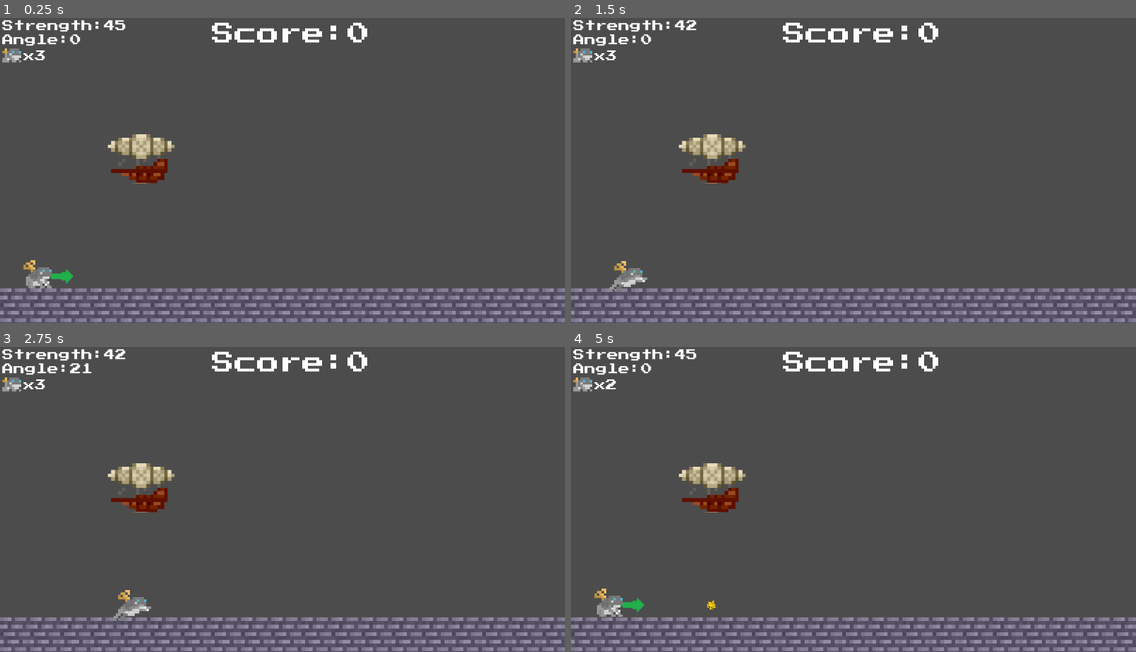
Above: before the commit, frames 1-4 (two rows, left to right).
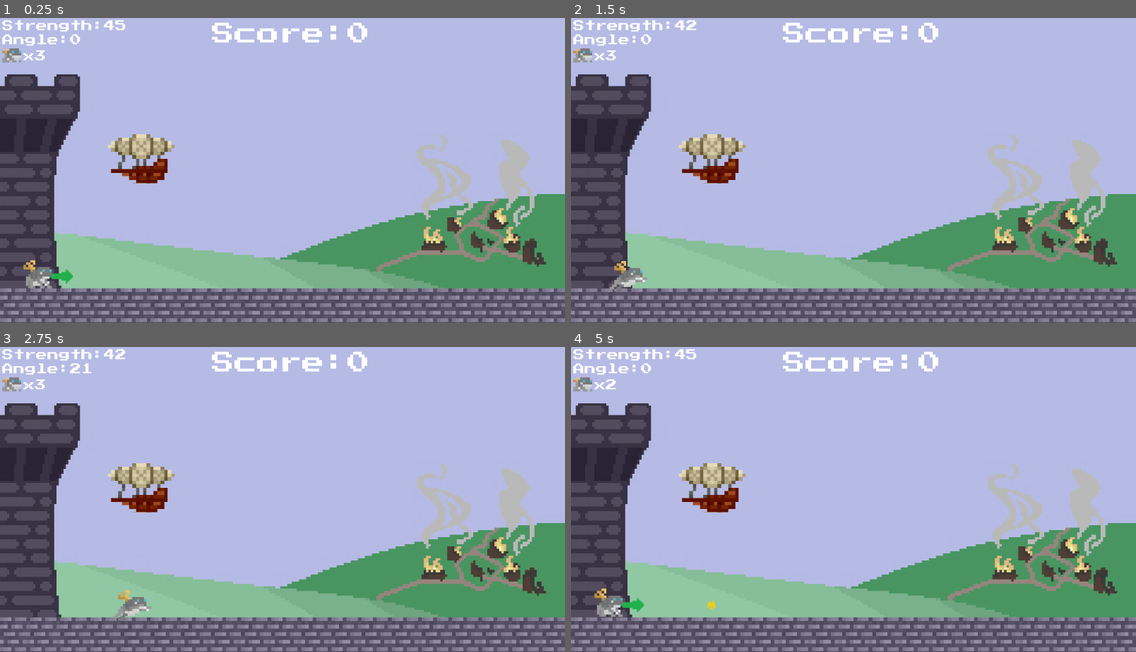
Above: after the commit, the same moments.

Repository: lthammond/CS315-P1-Airship_Assault
Game: Godot game, scene res://src/Level.tscn
Same seed, same stepped clock (60 frames per second), same inputs: the game is played once before the commit and once after it.
Inputs:
- Up to frame 1 (0.25 s): no input
- Up to frame 2 (1.5 s): tap Enter at 0.5 s; hold Down (decrease_angle) 0.53-1.28 s; tap Space (launch) at 1.25 s; tap Left (decrease_strength) at 1.35 s
- Up to frame 3 (2.75 s): hold Up (increase_angle) from 2.03 s (still down)
- Up to frame 4 (5 s): release Up (increase_angle) at 2.78 s; tap Right (increase_strength) at 2.85 s; tap Space (launch) at 3.6 s; tap Enter at 4.25 s; tap Down (decrease_angle) at 4.35 s

The runs differ from the first frame. In frame 1, 82% of the frame differs, in the area x 0-100%, y 0-89%; in frame 2, 82%; in frame 3, 82%; in frame 4, 82%.

Commit message:
Add background image

Diff:
--- a/project/src/Level.tscn
+++ b/project/src/Level.tscn
@@ -1,7 +1,8 @@
-[gd_scene load_steps=13 format=2]
+[gd_scene load_steps=14 format=2]
 
 [ext_resource path="res://assets/LifeSprite.png" type="Texture" id=1]
 [ext_resource path="res://assets/placeholderTile.png" type="Texture" id=2]
+[ext_resource path="res://assets/background.jpg" type="Texture" id=3]
 [ext_resource path="res://assets/BrickTile.png" type="Texture" id=4]
 [ext_resource path="res://assets/PressStart2P-Regular.ttf" type="DynamicFontData" id=5]
 [ext_resource path="res://src/Level.gd" type="Script" id=6]
@@ -135,5 +136,15 @@
 wait_time = 4.0
 one_shot = true
 
+[node name="TextureRect" type="TextureRect" parent="."]
+show_behind_parent = true
+margin_right = 1200.0
+margin_bottom = 600.0
+texture = ExtResource( 3 )
+stretch_mode = 1
+__meta__ = {
+"_edit_use_anchors_": false
+}
+
 [connection signal="body_entered" from="Killbox" to="." method="_on_Killbox_body_entered"]
 [connection signal="timeout" from="AirshipExplosionTimer" to="." method="_on_AirshipExplosionTimer_timeout"]
Binary file added: project/assets/background.jpg
Not shown, added: project/assets/background.jpg.import
